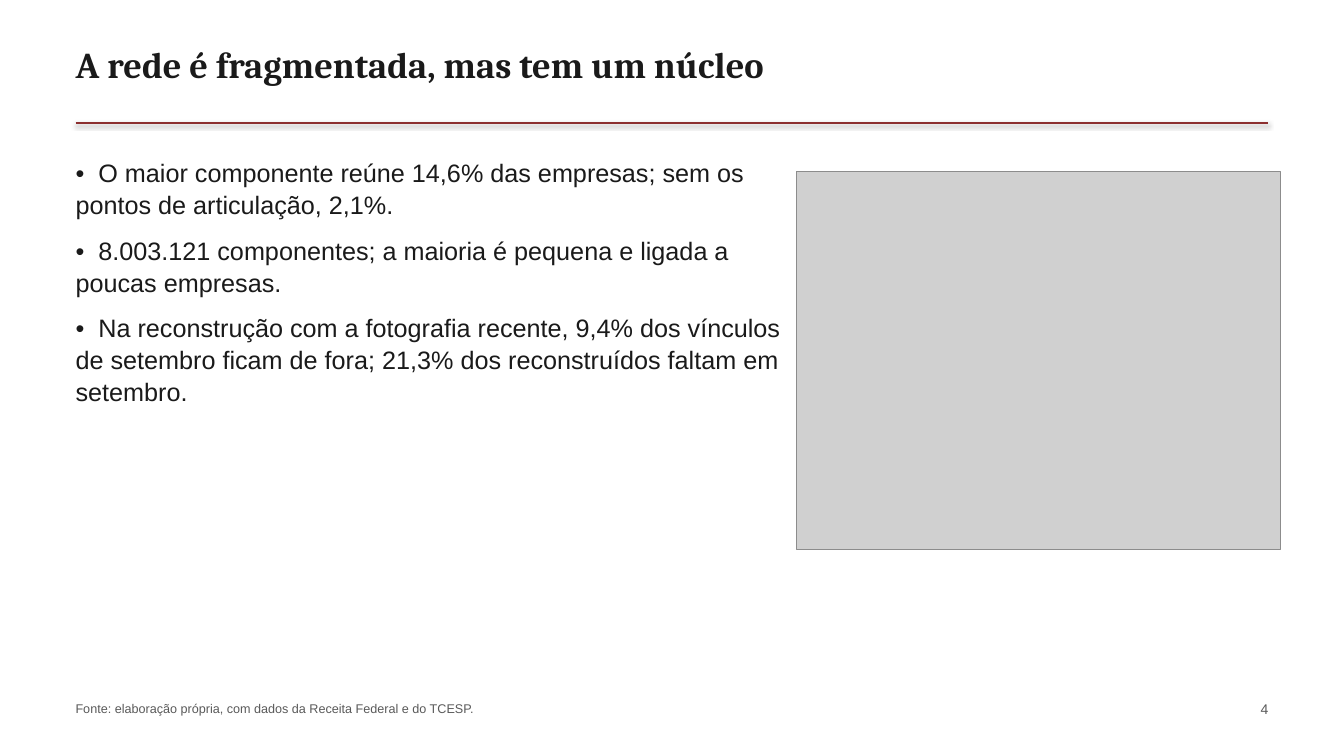
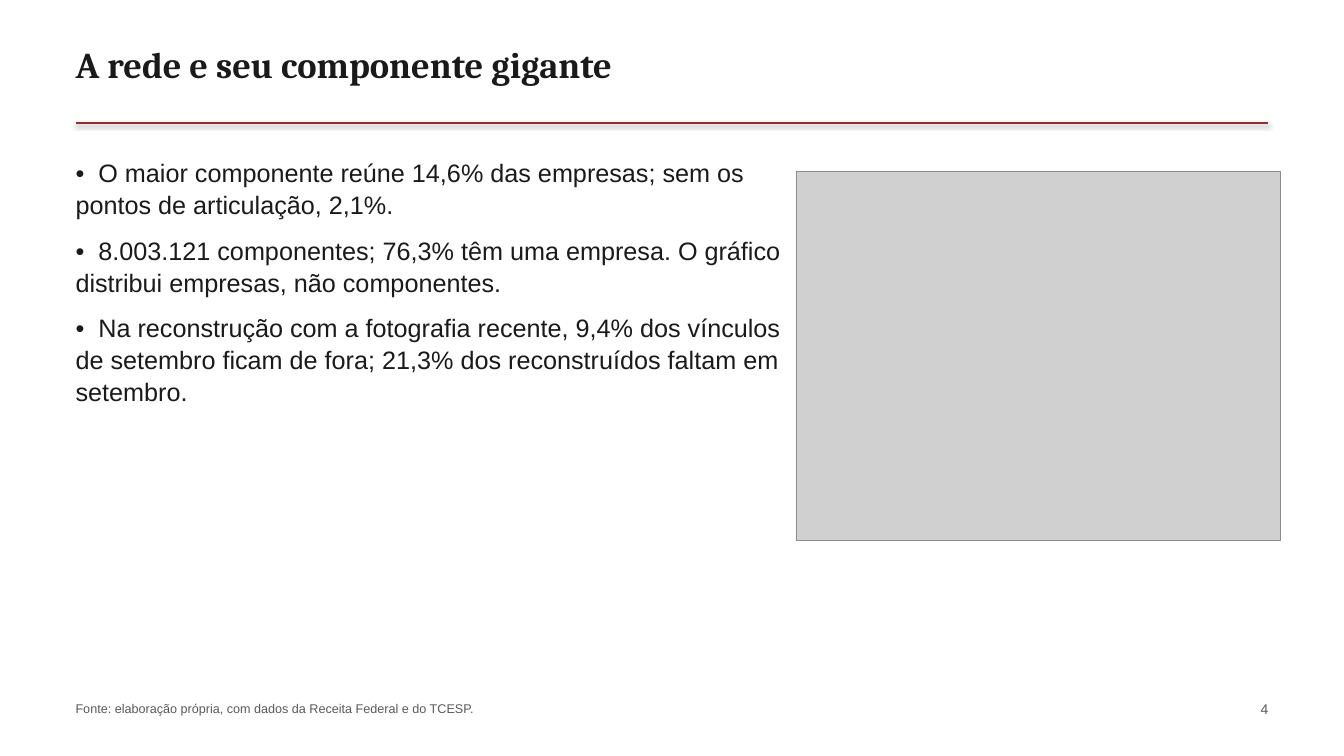
Before and after one commit to rafaelt0/redes-economicas-e-sociais-2, a slide deck: slide 4 of output/deck.pptx. Drawn at 1344x756 pixels with LibreOffice and Linux fonts; fonts in the diff are those of the drawing; grey boxes stand for pictures. Boxes give left, top, right and bottom in pixels: in the first picture for what was removed or moved away, otherwise in the second. Text is boxed around its words. In the diff, an @@ line names an element or a change of style, - is before the commit and + after.

```diff
--- a/output/deck.pptx
+++ b/output/deck.pptx
@@ text at box(76, 52, 611, 86): text changed @@
-A rede é fragmentada, mas tem um núcleo
+A rede e seu componente gigante
@@ picture: place and size @@
-picture at box(797, 171, 1280, 549)
+picture at box(797, 171, 1280, 540)
@@ text at box(76, 241, 781, 297): text changed @@
-• 8.003.121 componentes; a maioria é pequena e ligada a poucas empresas.
+• 8.003.121 componentes; 76,3% têm uma empresa. O gráfico distribui empresas, não componentes.
```
Also in this commit, not shown: 9 other slides changed, 13 other files.
